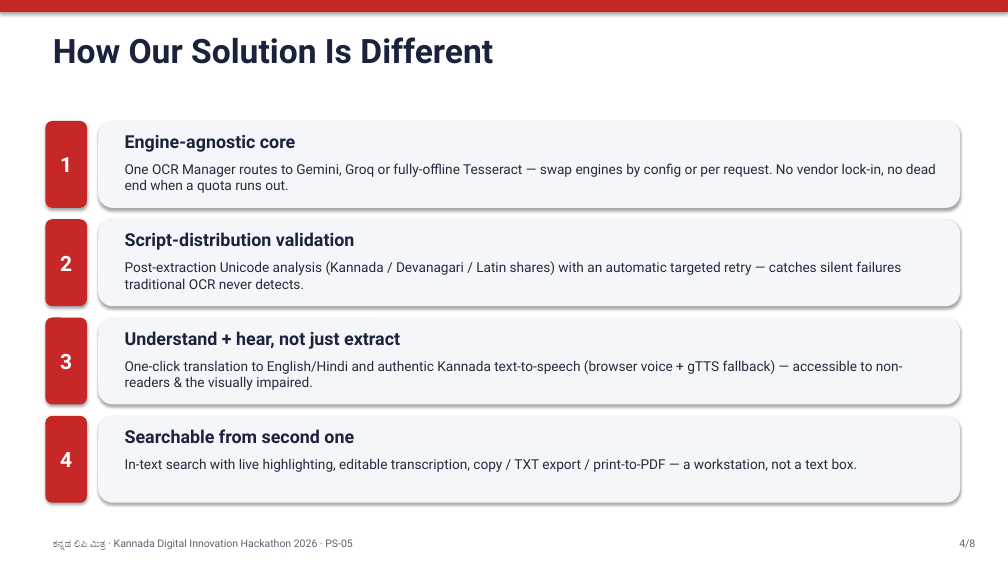
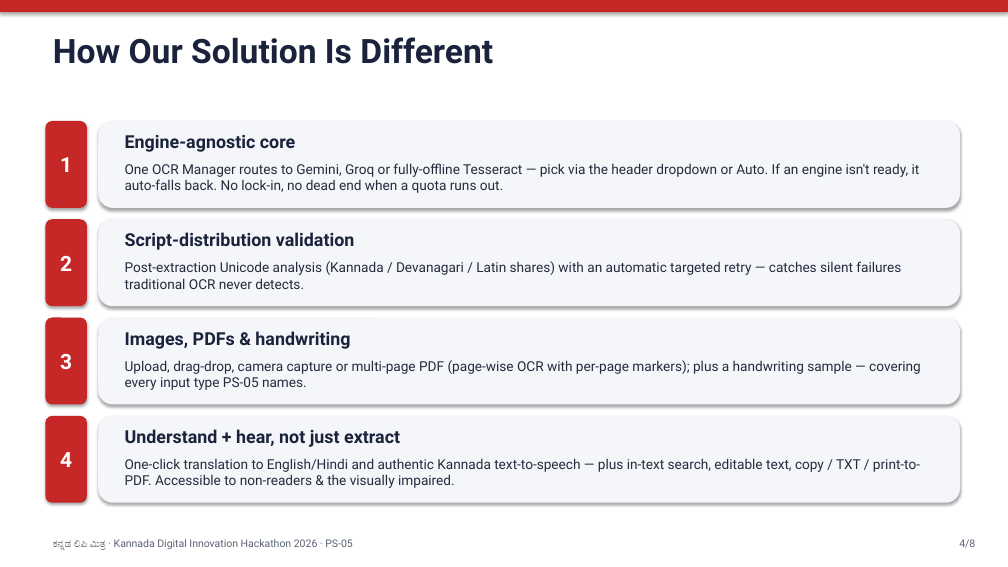
Before and after one commit to Ritika-Bhati-2266/Kannada-Text-Digitization, a slide deck: slide 4 of docs/Kannada_Lipi_Mitra_Presentation.pptx. Drawn at 1008x567 pixels with LibreOffice and Linux fonts; fonts in the diff are those of the drawing. Boxes give left, top, right and bottom in pixels: in the first picture for what was removed or moved away, otherwise in the second. Text is boxed around its words. In the diff, an @@ line names an element or a change of style, - is before the commit and + after.

Commit message:
docs: sync deck & video script with PDF, handwriting and engine-selector features

```diff
--- a/docs/Kannada_Lipi_Mitra_Presentation.pptx
+++ b/docs/Kannada_Lipi_Mitra_Presentation.pptx
@@ text at <box>125,163,920,193</box>: text changed @@
-One OCR Manager routes to Gemini, Groq or fully-offline Tesseract — swap engines by config or per request. No vendor lock-in, no dead end when a quota runs out.
+One OCR Manager routes to Gemini, Groq or fully-offline Tesseract — pick via the header dropdown or Auto. If an engine isn't ready, it auto-falls back. No lock-in, no dead end when a quota runs out.
@@ text at <box>125,331,350,349</box>: text changed @@
-Understand + hear, not just extract
+Images, PDFs & handwriting
@@ text at <box>125,360,921,390</box>: text changed @@
-One-click translation to English/Hindi and authentic Kannada text-to-speech (browser voice + gTTS fallback) — accessible to non-readers & the visually impaired.
+Upload, drag-drop, camera capture or multi-page PDF (page-wise OCR with per-page markers); plus a handwriting sample — covering every input type PS-05 names.
@@ text at <box>125,429,400,447</box>: text changed @@
-Searchable from second one
+Understand + hear, not just extract
@@ text at <box>125,458,920,488</box>: text changed @@
-In-text search with live highlighting, editable transcription, copy / TXT export / print-to-PDF — a workstation, not a text box.
+One-click translation to English/Hindi and authentic Kannada text-to-speech — plus in-text search, editable text, copy / TXT / print-to-PDF. Accessible to non-readers & the visually impaired.
```
Also in this commit, not shown: 3 other slides changed, 2 other files.
